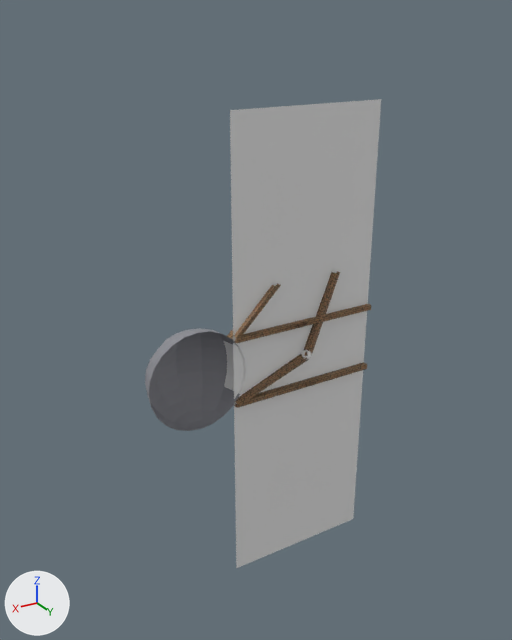
The FBX model Assets/Models/Tubes.fbx: old version first, new version second.
The view is the same before and after, from a camera (50 mm lens) standing at (372.0, 525.0, 312.0) and looking at (45.0, -19.0, 39.0). Arrows for +X, +Y and +Z are at lower left; the lights stay in place. Where no turn or scale is listed for an object, it has been applied to the vertices.

Names of what the first picture shows: 'Background', 'CurveTube', 'StartSection', 'StraightTube', 'Wall1', 'Wall2', 'Wall3', 'Wall4'.
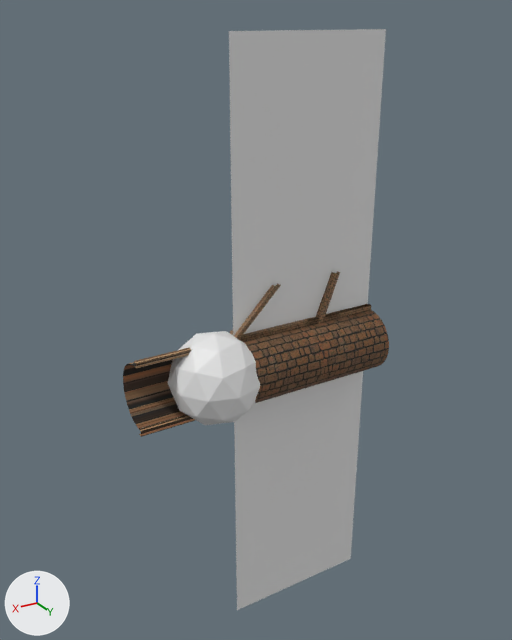
Location of each change, [x1, y1, x2, y2] in pixels of the pictures (512 x 640 px):
'Background', reshaped (24% taller)
    before: [230, 99, 381, 568]
    after: [229, 29, 386, 610]
'StartSection', deleted
    before: [145, 305, 371, 431]
'Front', added (brown)
    after: [244, 310, 389, 403]
'EggShell', added
    after: [168, 331, 260, 425]
'BugGrips', added (brown)
    after: [123, 348, 195, 437]
'Wall4', deleted
    before: [224, 374, 244, 394]
'Wall3', deleted
    before: [227, 361, 246, 382]
'Wall2', deleted
    before: [226, 350, 246, 369]
'Wall1', deleted
    before: [224, 341, 244, 357]

The change in detail:
me_plane has 4 vertices, 1 face and spans x -80.0..80.0, y 0.0, z -240.0..240.0.
me_plane is used by ob_background; location (0.0, -3.0, 0.0).
Part 1, on me_plane:
Vertex 0 of me_plane moves from (80.0, 0.0, 240.0) at pixel (229, 110) to (80.0, 0.0, 300.0) at pixel (228, 31).
Vertex 1 of me_plane moves from (80.0, 0.0, -240.0) at pixel (236, 568) to (80.0, 0.0, -300.0) at pixel (236, 610).
Vertex 2 of me_plane moves from (-80.0, 0.0, 240.0) at pixel (381, 99) to (-80.0, 0.0, 300.0) at pixel (386, 29).
Vertex 3 of me_plane moves from (-80.0, 0.0, -240.0) at pixel (353, 519) to (-80.0, 0.0, -300.0) at pixel (350, 558).
Mesh me_starttube_001 is new.
It has 46 vertices, 22 faces and spans x 80.0..179.2, y -33.5..3.0, z -37.1..36.6.
It uses material mat_straighttubemat (picture img_straighttube_jpg).
Mesh me_front is new.
It has 34 vertices, 16 faces and spans x -80.0..80.0, y -42.0..-10.0, z -32.0..31.0.
It uses material mat_straighttubemat (picture img_straighttube_jpg).
Mesh me_icosphere_001 is new.
It has 76 vertices, 139 faces and spans x -32.6..42.8, y -45.0..45.0, z -45.0..45.0.
Object 'StartSection' (ob_startsection) is deleted.
Object 'Wall3' (ob_wall3) is deleted.
Object 'Wall2' (ob_wall2) is deleted.
Object 'Wall1' (ob_wall1) is deleted.
Object 'Wall4' (ob_wall4) is deleted.
Object 'BugGrips' (ob_buggrips) is new; it shows me_starttube_001.
Its location is (0.0, 0.0, 0.0).
Object 'Front' (ob_front) is new; it shows me_front.
Its location is (0.0, 45.0, 0.0).
Object 'EggShell' (ob_eggshell) is new; it shows me_icosphere_001.
Its location is (101.0, 0.0, 0.0).
